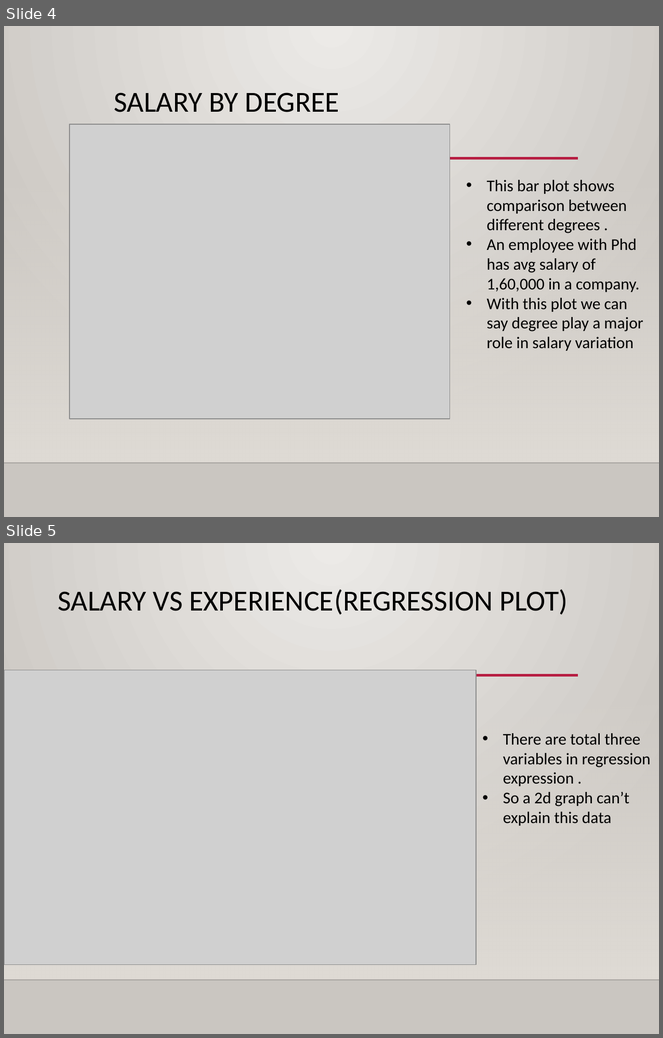
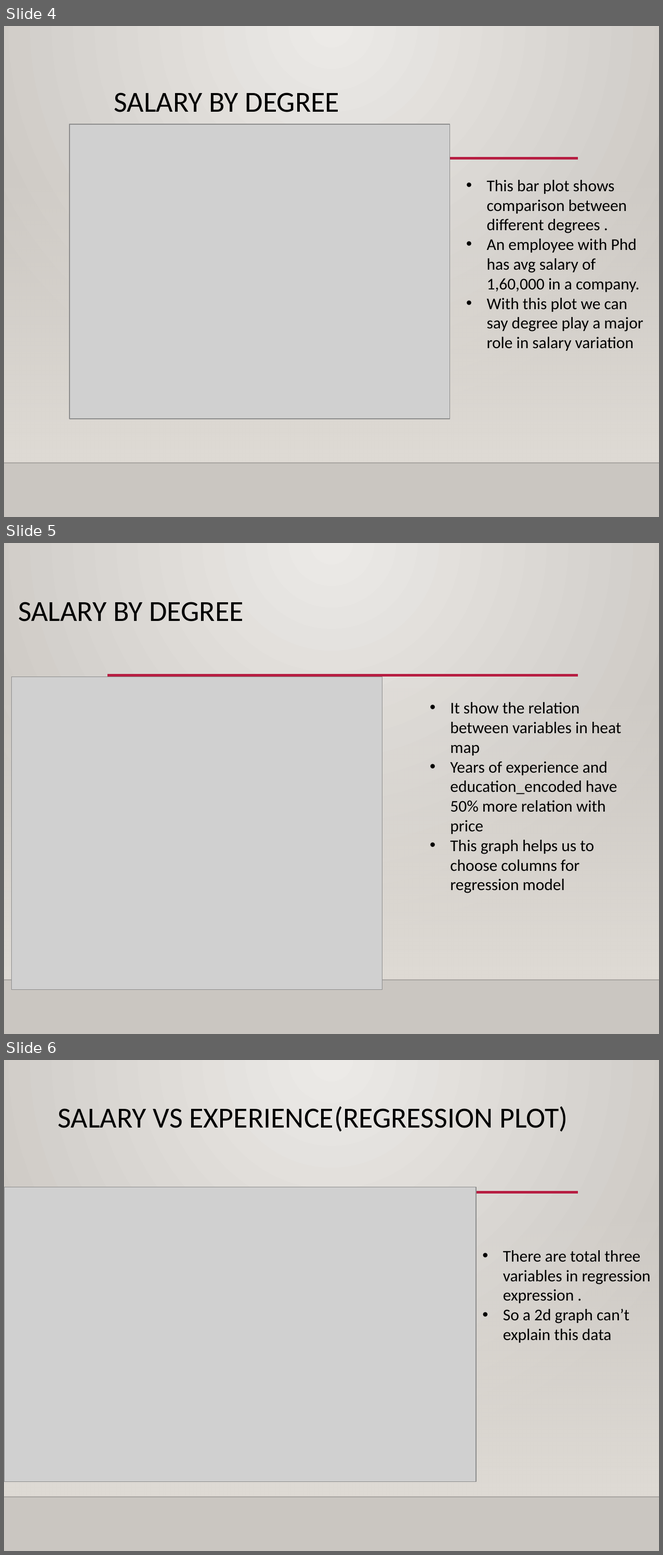
Before and after one commit to vijayagi/data-science-project-, a slide deck: project 2/salary_prediction_project.pptx. Shown one above the other, each under a label of ours: slides 4 and 5 before the commit, slides 4, 5 and 6 after it. The pictures are 663x1038 and 663x1555 pixels, drawn with LibreOffice and Linux fonts; fonts in the diff are those of the drawing; grey boxes stand for pictures; background and template pictures are left out. Boxes give left, top, right and bottom in pixels: in the first picture for what was removed or moved away, otherwise in the second. Text is boxed around its words. In the diff, an @@ line names an element or a change of style, - is before the commit and + after.

Commit message:
ppt completion

```diff
--- a/project 2/salary_prediction_project.pptx
+++ b/project 2/salary_prediction_project.pptx
@@ slide 5 added at (4, 543, 659, 1034), background gradient #ECEAE7 to #CAC7C1; not listed: 3 template elements that a slide beside it also shows @@
@@ title added at (18, 602, 244, 622), 32 pt, text #000000 @@
+SALARY BY DEGREE
@@ picture added at (12, 677, 383, 990) @@
@@ text added at (450, 702, 622, 893), 18 pt, text #000000 @@
+• It show the relation between variables in heat map
+• Years of experience and education_encoded have 50% more relation with price
+• This graph helps us to choose columns for regression model
@@ what was slide 5 is now slide 6 @@
```
